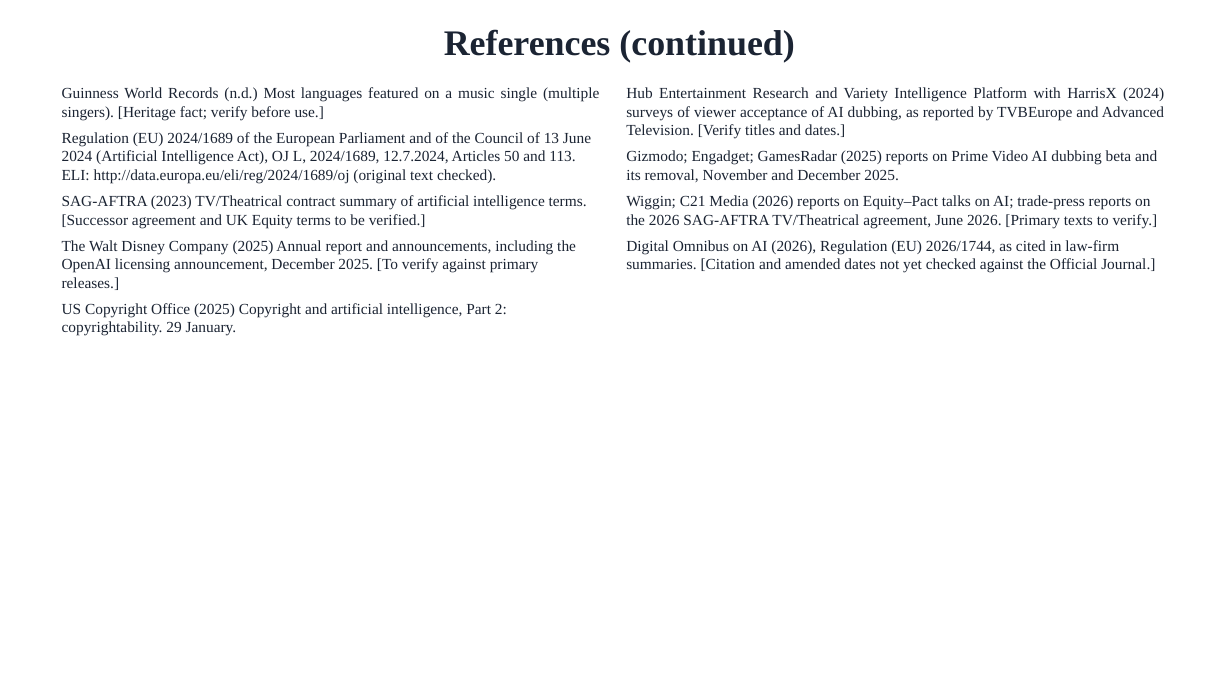
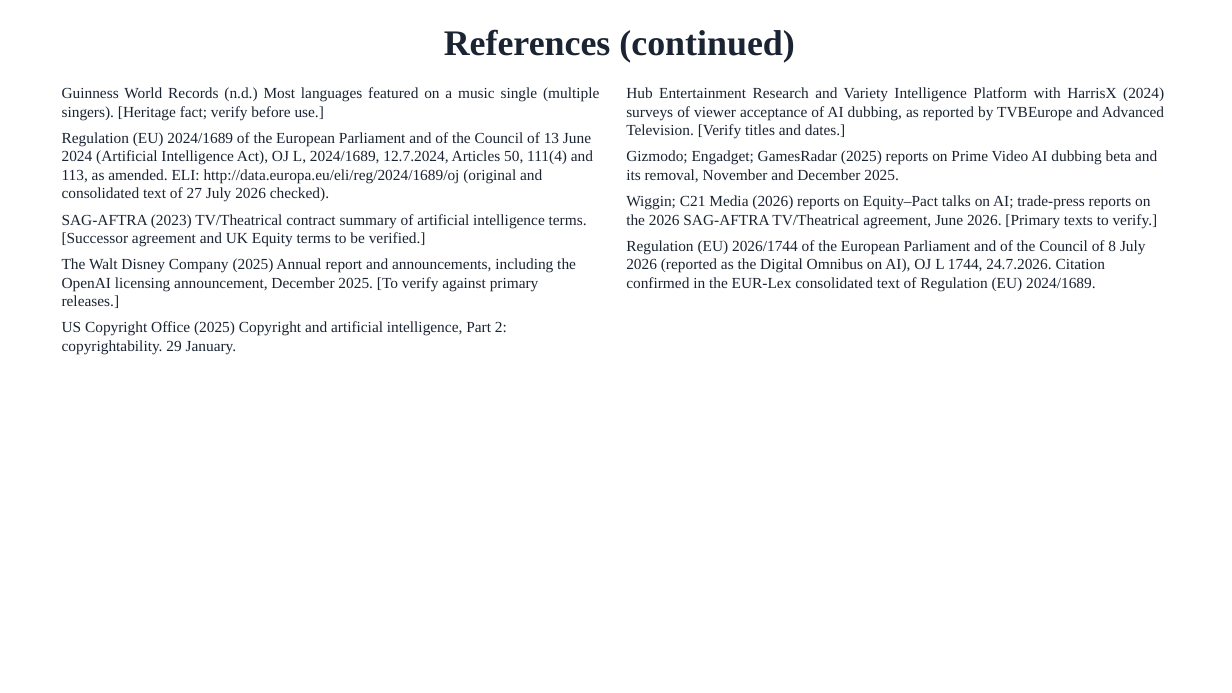
Before and after one commit to karanrg22-svg/skill, a slide deck: slide 14 of output/D_final_slides_only.pptx. Drawn at 1232x693 pixels with LibreOffice and Linux fonts; fonts in the diff are those of the drawing. Boxes give left, top, right and bottom in pixels: in the first picture for what was removed or moved away, otherwise in the second. Text is boxed around its words. In the diff, an @@ line names an element or a change of style, - is before the commit and + after.

```diff
--- a/output/D_final_slides_only.pptx
+++ b/output/D_final_slides_only.pptx
@@ text at (62, 132, 593, 202): text changed @@
-Regulation (EU) 2024/1689 of the European Parliament and of the Council of 13 June 2024 (Artificial Intelligence Act), OJ L, 2024/1689, 12.7.2024, Articles 50 and 113. ELI: http://data.europa.eu/eli/reg/2024/1689/oj (original text checked).
+Regulation (EU) 2024/1689 of the European Parliament and of the Council of 13 June 2024 (Artificial Intelligence Act), OJ L, 2024/1689, 12.7.2024, Articles 50, 111(4) and 113, as amended. ELI: http://data.europa.eu/eli/reg/2024/1689/oj (original and consolidated text of 27 July 2026 checked).
@@ text at (626, 240, 1146, 292): text changed @@
-Digital Omnibus on AI (2026), Regulation (EU) 2026/1744, as cited in law-firm summaries. [Citation and amended dates not yet checked against the Official Journal.]
+Regulation (EU) 2026/1744 of the European Parliament and of the Council of 8 July 2026 (reported as the Digital Omnibus on AI), OJ L 1744, 24.7.2026. Citation confirmed in the EUR-Lex consolidated text of Regulation (EU) 2024/1689.
```
Also in this commit, not shown: 10 other files.
